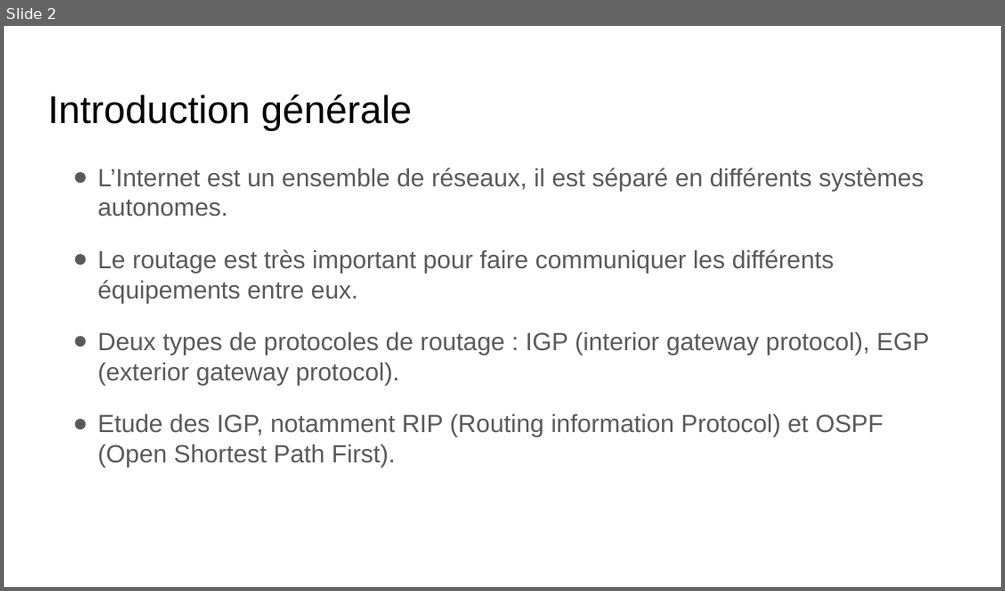
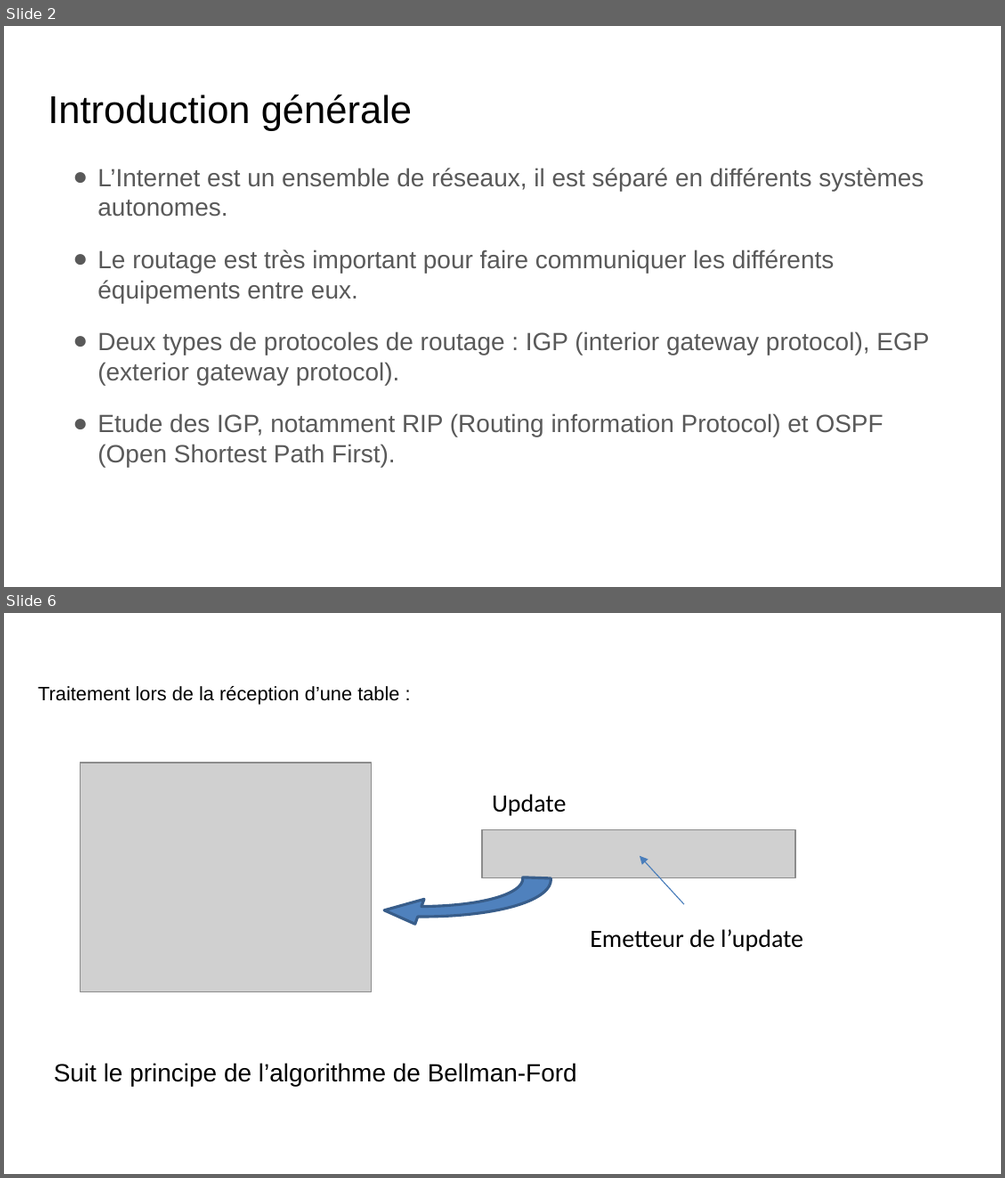
Before and after one commit to Sinvers/network, a slide deck: PresentationTIPE.odp. Shown one above the other, each under a label of ours: slide 2 before the commit, slides 2 and 6 after it; the slides between them are not shown. The pictures are 1005x591 and 1005x1178 pixels, drawn with LibreOffice and Linux fonts; fonts in the diff are those of the drawing; grey boxes stand for pictures. Boxes give left, top, right and bottom in pixels: in the first picture for what was removed or moved away, otherwise in the second. Text is boxed around its words. In the diff, an @@ line names an element or a change of style, - is before the commit and + after.

```diff
--- a/PresentationTIPE.odp
+++ b/PresentationTIPE.odp
@@ slide 6 added at [4,613,1001,1174], background #FFFFFF @@
@@ title added at [38,686,399,705], 14 pt, text #000000 @@
+Traitement lors de la réception d’une table :
@@ picture added at [81,763,372,992] @@
@@ text added at [492,794,566,816], 18 pt, text #000000 @@
+Update
@@ freeform shape added at [221,814,574,933], fill #4F81BD, outline #385D8A 2.01 pt @@
@@ picture added at [481,830,794,878] @@
@@ arrow added from (684, 904) to (639, 856), #4A7EBB 0.74 pt @@
@@ text added at [590,929,803,951], 18 pt, text #000000 @@
+Emetteur de l’update
@@ text added at [54,1062,577,1086], 18 pt, text #000000 @@
+Suit le principe de l’algorithme de Bellman-Ford
```
Also in this commit, not shown: 7 slides changed, 16 other slides added, 4 slides removed, 2 other files.
